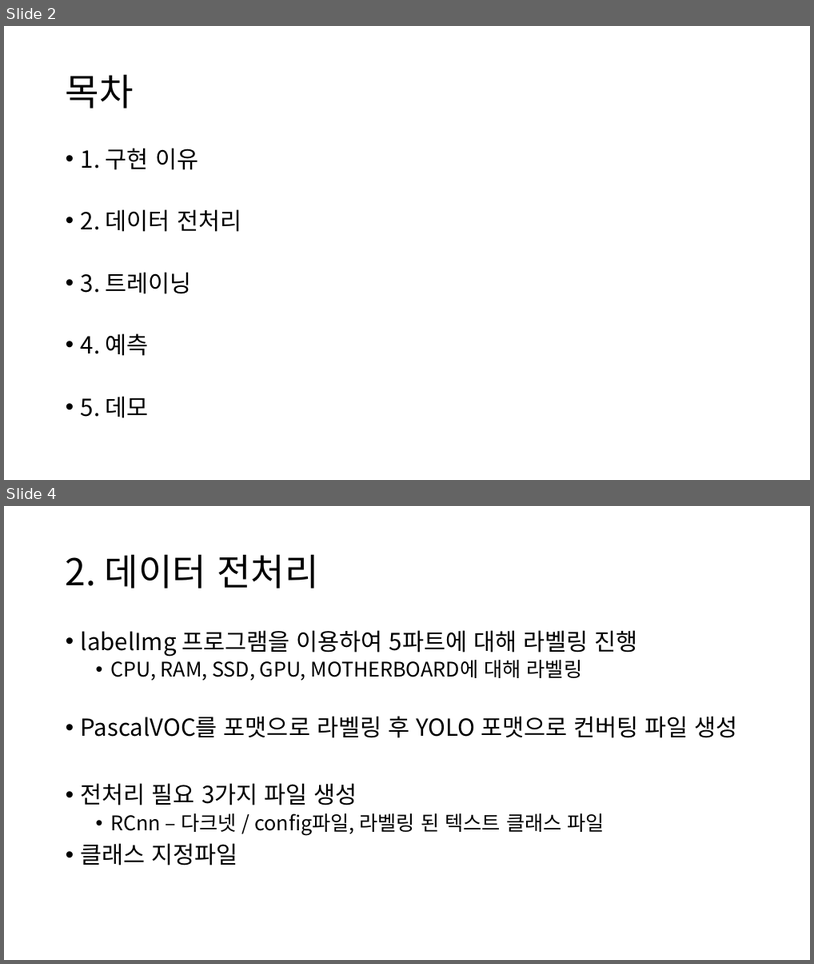
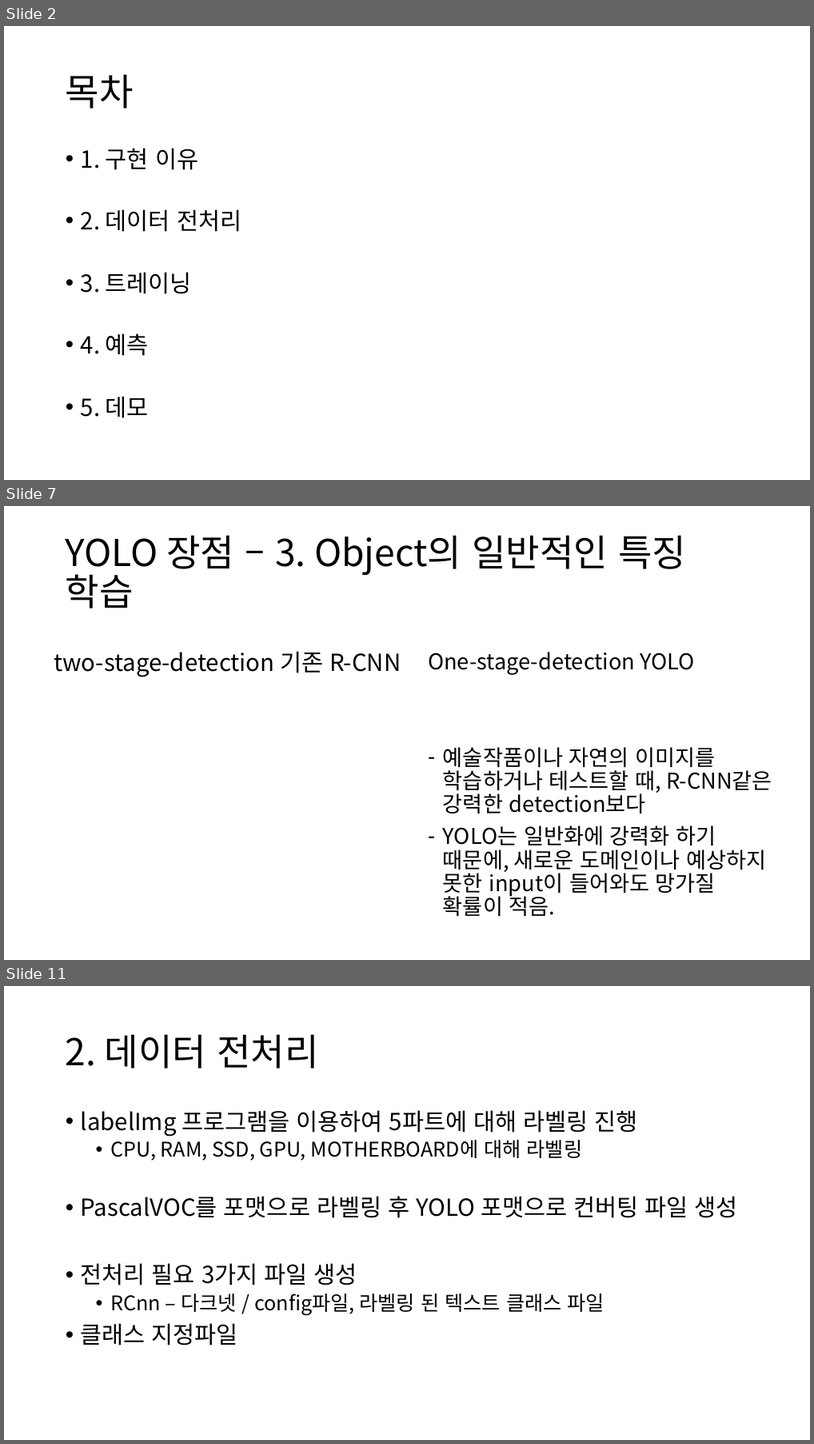
Before and after one commit to Team-Tetrapod/project, a slide deck: 2. 발표자료/PC조립 헬퍼 최종본.pptx. Shown one above the other, each under a label of ours: slides 2 and 4 before the commit, slides 2, 7 and 11 after it; the slides between them are not shown. The pictures are 814x964 and 814x1444 pixels, drawn with LibreOffice and Linux fonts; fonts in the diff are those of the drawing. Boxes give left, top, right and bottom in pixels: in the first picture for what was removed or moved away, otherwise in the second. Text is boxed around its words. In the diff, an @@ line names an element or a change of style, - is before the commit and + after.

```diff
--- a/2. 발표자료/PC조립 헬퍼 최종본.pptx
+++ b/2. 발표자료/PC조립 헬퍼 최종본.pptx
@@ slide 7 added at (x1=4, y1=506, x2=810, y2=960), background #FFFFFF @@
@@ title added at (x1=66, y1=535, x2=686, y2=608), 44 pt, text #000000 @@
+YOLO 장점 – 3. Object의 일반적인 특징 학습
@@ text added at (x1=54, y1=651, x2=401, y2=677), 28 pt, text #000000 @@
+two-stage-detection 기존 R-CNN
@@ text added at (x1=428, y1=652, x2=773, y2=916), 25.9 pt, text #000000 @@
+One-stage-detection YOLO
+– 예술작품이나 자연의 이미지를 학습하거나 테스트할 때, R-CNN같은 강력한 detection보다
+– YOLO는 일반화에 강력화 하기 때문에, 새로운 도메인이나 예상하지 못한 input이 들어와도 망가질 확률이 적음.
@@ what was slide 4 is now slide 11 @@
```
Also in this commit, not shown: 2 slides changed, 6 other slides added, 17 other files.
